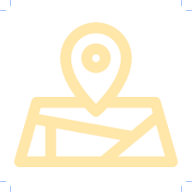
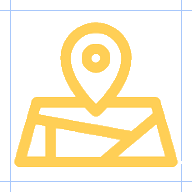
Layer changes from the first 192 × 192 image to the second:
painted on "Pasted Layer" over [6, 6, 186, 186]
